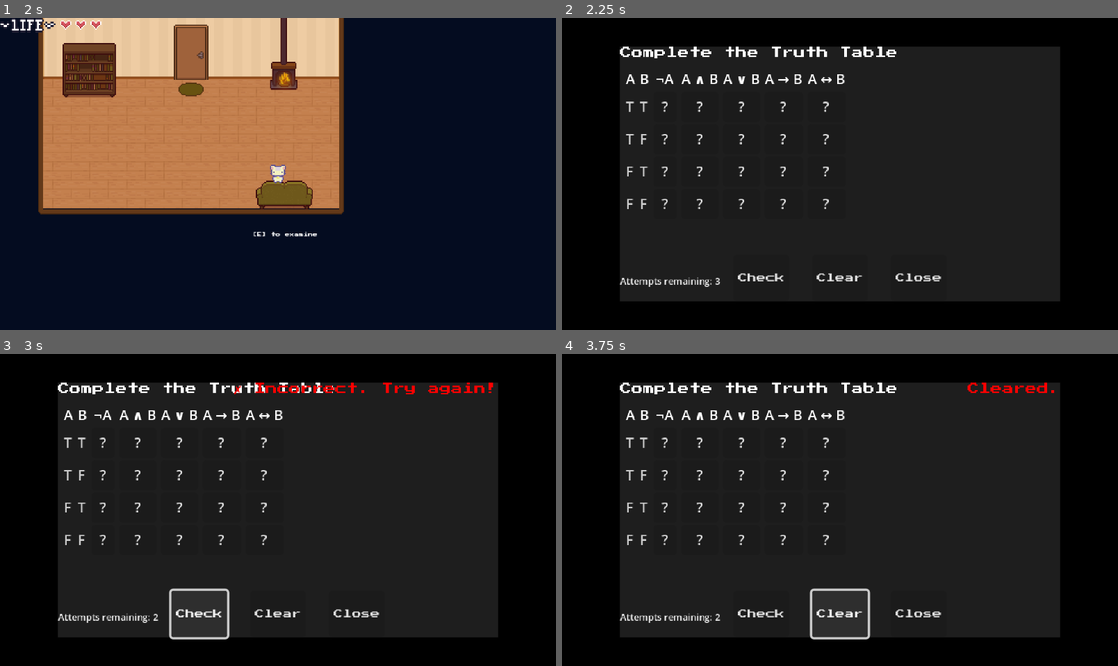
Above: before the commit, frames 1-4 (two rows, left to right).
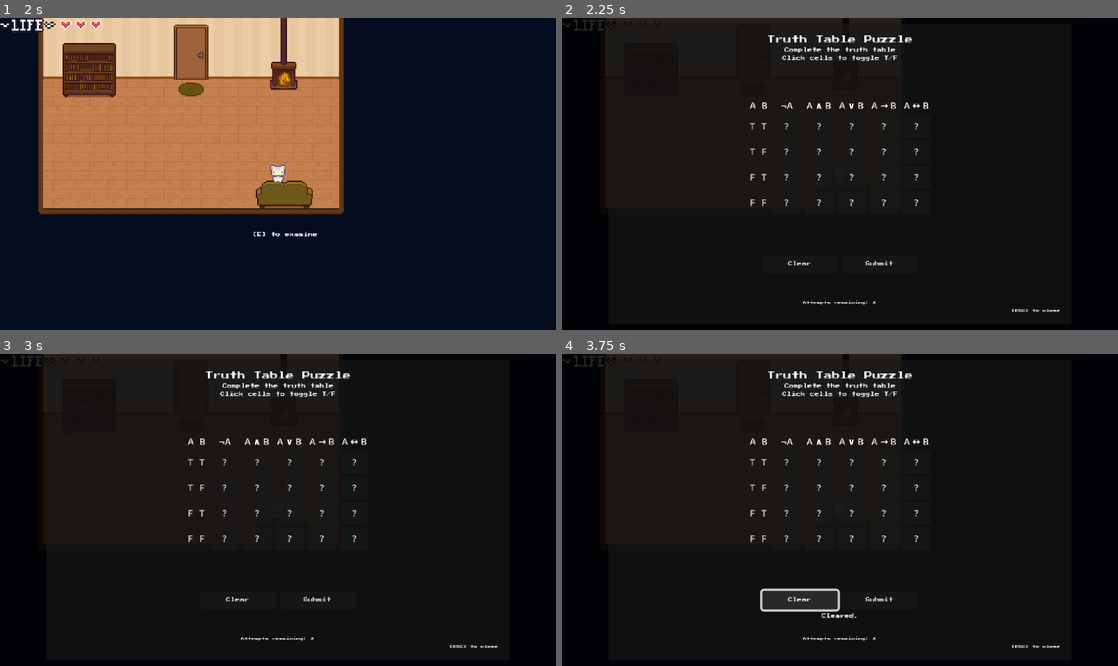
Above: after the commit, the same moments.

Repository: yonisabag11/DiscreteMath_EscapeRoom
Game: Godot game, scene res://Levels/Room2.tscn
Two runs of this game, one before a commit and one after it. Both use one fixed random seed, a clock stepped at 60 frames per second and the inputs below. This scene is started directly instead of the project's main scene.
Inputs (mouse positions are in pixels of both pictures, inside the frame that each line leads up to):
- Up to frame 1 (2 s): tap Enter (ui_accept) at 0.5, 0.77, 1.52 s; hold D (right) 0.53-1.28 s; hold E (Interact) 0.53-1.28 s; hold S (down) from 1.28 s (still down); tap E (Interact) at 1.35 s
- Up to frame 2 (2.25 s): tap Enter (ui_accept) at 2 s; release S (down) at 2.03 s; hold D (right) from 2.03 s (still down); hold E (Interact) from 2.03 s (still down)
- Up to frame 3 (3 s): release D (right) at 2.75 s; release E (Interact) at 2.75 s; click (200, 612) at 2.75 s, where only the run before the commit has a clickable "Check"
- Up to frame 4 (3.75 s): click "Clear" at 3.5 s

Frame 1 is identical in both runs. In frame 2, 9.2% of the frame differs, in the area x 0-90%, y 0-95%; in frame 3, 11%; in frame 4, 11%.

Commit message:
made the room 2 mini game more uniformed with the others

Diff:
--- a/GUI/MiniGames/truth_table_puzzle.tscn
+++ b/GUI/MiniGames/truth_table_puzzle.tscn
@@ -1,10 +1,7 @@
-[gd_scene load_steps=4 format=3 uid="uid://d1st0awims1mh"]
+[gd_scene load_steps=3 format=3 uid="uid://d1st0awims1mh"]
 
 [ext_resource type="Script" uid="uid://cmwrniqhh55jj" path="res://GUI/MiniGames/truth_table_puzzle_game.gd" id="1_hifog"]
 [ext_resource type="FontFile" uid="uid://c8fgo04h80ehc" path="res://GUI/Font/PressStart2P-Regular.ttf" id="2_font"]
-
-[sub_resource type="StyleBoxFlat" id="StyleBoxFlat_iy381"]
-bg_color = Color(0.118581, 0.118581, 0.118581, 1)
 
 [node name="TruthTablePuzzle" type="Control"]
 layout_mode = 3
@@ -14,9 +11,113 @@
 grow_horizontal = 2
 grow_vertical = 2
 script = ExtResource("1_hifog")
-metadata/_custom_type_script = "uid://cl7clonne0s1x"
 
-[node name="Root" type="Control" parent="."]
+[node name="ColorRect" type="ColorRect" parent="."]
+layout_mode = 1
+anchors_preset = 15
+anchor_right = 1.0
+anchor_bottom = 1.0
+grow_horizontal = 2
+grow_vertical = 2
+color = Color(0, 0, 0, 0.85)
+
+[node name="Panel" type="Panel" parent="."]
+layout_mode = 1
+anchors_preset = 8
+anchor_left = 0.5
+anchor_top = 0.5
+anchor_right = 0.5
+anchor_bottom = 0.5
+offset_left = -200.0
+offset_top = -130.0
+offset_right = 200.0
+offset_bottom = 130.0
+grow_horizontal = 2
+grow_vertical = 2
+
+[node name="MarginContainer" type="MarginContainer" parent="Panel"]
+layout_mode = 1
+anchors_preset = 15
+anchor_right = 1.0
+anchor_bottom = 1.0
+grow_horizontal = 2
+grow_vertical = 2
+theme_override_constants/margin_left = 10
+theme_override_constants/margin_top = 10
+theme_override_constants/margin_right = 10
+theme_override_constants/margin_bottom = 10
+
+[node name="VBoxContainer" type="VBoxContainer" parent="Panel/MarginContainer"]
+layout_mode = 2
+theme_override_constants/separation = 4
+
+[node name="TitleLabel" type="Label" parent="Panel/MarginContainer/VBoxContainer"]
+layout_mode = 2
+theme_override_fonts/font = ExtResource("2_font")
+theme_override_font_sizes/font_size = 7
+text = "Truth Table Puzzle"
+horizontal_alignment = 1
+
+[node name="InstructionsLabel" type="Label" parent="Panel/MarginContainer/VBoxContainer"]
+layout_mode = 2
+theme_override_fonts/font = ExtResource("2_font")
+theme_override_font_sizes/font_size = 4
+text = "Complete the truth table
+Click cells to toggle T/F"
+horizontal_alignment = 1
+
+[node name="CenterContainer" type="CenterContainer" parent="Panel/MarginContainer/VBoxContainer"]
+layout_mode = 2
+size_flags_vertical = 3
+
+[node name="TableGrid" type="GridContainer" parent="Panel/MarginContainer/VBoxContainer/CenterContainer"]
+layout_mode = 2
+theme_override_constants/h_separation = 4
+theme_override_constants/v_separation = 2
+columns = 7
+
+[node name="ButtonContainer" type="HBoxContainer" parent="Panel/MarginContainer/VBoxContainer"]
+layout_mode = 2
+theme_override_constants/separation = 4
+alignment = 1
+
+[node name="ClearButton" type="Button" parent="Panel/MarginContainer/VBoxContainer/ButtonContainer"]
+custom_minimum_size = Vector2(65, 16)
+layout_mode = 2
+theme_override_fonts/font = ExtResource("2_font")
+theme_override_font_sizes/font_size = 4
+text = "Clear"
+
+[node name="SubmitButton" type="Button" parent="Panel/MarginContainer/VBoxContainer/ButtonContainer"]
+custom_minimum_size = Vector2(65, 16)
+layout_mode = 2
+theme_override_fonts/font = ExtResource("2_font")
+theme_override_font_sizes/font_size = 4
+text = "Submit"
+
+[node name="FeedbackLabel" type="Label" parent="Panel/MarginContainer/VBoxContainer"]
+custom_minimum_size = Vector2(0, 16)
+layout_mode = 2
+theme_override_fonts/font = ExtResource("2_font")
+theme_override_font_sizes/font_size = 4
+horizontal_alignment = 1
+
+[node name="AttemptsLabel" type="Label" parent="Panel/MarginContainer/VBoxContainer"]
+layout_mode = 2
+theme_override_fonts/font = ExtResource("2_font")
+theme_override_font_sizes/font_size = 3
+text = "Attempts remaining: 3"
+horizontal_alignment = 1
+
+[node name="CloseLabel" type="Label" parent="Panel/MarginContainer/VBoxContainer"]
+layout_mode = 2
+theme_override_fonts/font = ExtResource("2_font")
+theme_override_font_sizes/font_size = 3
+text = "[ESC] to close"
+horizontal_alignment = 2
+
+[node name="GameOverPanel" type="Panel" parent="."]
+visible = false
 layout_mode = 1
 anchors_preset = 15
 anchor_right = 1.0
@@ -24,104 +125,74 @@
 grow_horizontal = 2
 grow_vertical = 2
 
-[node name="BackDrop" type="ColorRect" parent="Root"]
+[node name="ColorRect" type="ColorRect" parent="GameOverPanel"]
 layout_mode = 1
 anchors_preset = 15
 anchor_right = 1.0
 anchor_bottom = 1.0
 grow_horizontal = 2
 grow_vertical = 2
-color = Color(0, 0, 0, 1)
+color = Color(0, 0, 0, 0.85)
 
-[node name="Center" type="CenterContainer" parent="Root"]
+[node name="CenterPanel" type="Panel" parent="GameOverPanel"]
+layout_mode = 1
+anchors_preset = 8
+anchor_left = 0.5
+anchor_top = 0.5
+anchor_right = 0.5
+anchor_bottom = 0.5
+offset_left = -150.0
+offset_top = -80.0
+offset_right = 150.0
+offset_bottom = 80.0
+grow_horizontal = 2
+grow_vertical = 2
+
+[node name="MarginContainer" type="MarginContainer" parent="GameOverPanel/CenterPanel"]
 layout_mode = 1
 anchors_preset = 15
 anchor_right = 1.0
 anchor_bottom = 1.0
 grow_horizontal = 2
 grow_vertical = 2
+theme_override_constants/margin_left = 15
+theme_override_constants/margin_top = 15
+theme_override_constants/margin_right = 15
+theme_override_constants/margin_bottom = 15
 
-[node name="Panel" type="Panel" parent="Root/Center"]
-custom_minimum_size = Vector2(380, 220)
+[node name="VBoxContainer" type="VBoxContainer" parent="GameOverPanel/CenterPanel/MarginContainer"]
 layout_mode = 2
-theme_override_styles/panel = SubResource("StyleBoxFlat_iy381")
+theme_override_constants/separation = 15
+alignment = 1
 
-[node name="Header" type="Label" parent="Root/Center/Panel"]
-layout_mode = 1
-offset_right = 40.0
-offset_bottom = 23.0
+[node name="GameOverLabel" type="Label" parent="GameOverPanel/CenterPanel/MarginContainer/VBoxContainer"]
+layout_mode = 2
+theme_override_colors/font_color = Color(1, 0.3, 0.3, 1)
 theme_override_fonts/font = ExtResource("2_font")
 theme_override_font_sizes/font_size = 10
-text = "Complete the Truth Table"
+text = "GAME OVER"
 horizontal_alignment = 1
 
-[node name="TableGrid" type="GridContainer" parent="Root/Center/Panel"]
-layout_mode = 1
-anchors_preset = -1
-anchor_right = 1.0
-anchor_bottom = 1.0
-offset_left = 5.0
-offset_top = 20.0
-offset_right = -5.0
-offset_bottom = -25.0
-grow_horizontal = 2
-grow_vertical = 2
-theme_override_constants/h_separation = 4
-theme_override_constants/v_separation = 2
-columns = 7
-
-[node name="AttemptsLabel" type="Label" parent="Root/Center/Panel"]
-layout_mode = 1
-anchors_preset = 2
-anchor_top = 1.0
-anchor_bottom = 1.0
-offset_top = -23.0
-offset_right = 40.0
-grow_vertical = 0
-theme_override_font_sizes/font_size = 8
-
-[node name="Buttons" type="HBoxContainer" parent="Root/Center/Panel"]
-layout_mode = 1
-anchors_preset = 7
-anchor_left = 0.5
-anchor_top = 1.0
-anchor_right = 0.5
-anchor_bottom = 1.0
-offset_left = -20.0
-offset_top = -40.0
-offset_right = 20.0
-grow_horizontal = 2
-grow_vertical = 0
-theme_override_constants/separation = 20
-alignment = 1
-
-[node name="CheckButton" type="Button" parent="Root/Center/Panel/Buttons"]
+[node name="MessageLabel" type="Label" parent="GameOverPanel/CenterPanel/MarginContainer/VBoxContainer"]
 layout_mode = 2
 theme_override_fonts/font = ExtResource("2_font")
-theme_override_font_sizes/font_size = 8
-text = "Check"
+theme_override_font_sizes/font_size = 6
+text = "You've run out of
+attempts!"
+horizontal_alignment = 1
 
-[node name="ClearButton" type="Button" parent="Root/Center/Panel/Buttons"]
+[node name="RestartButton" type="Button" parent="GameOverPanel/CenterPanel/MarginContainer/VBoxContainer"]
+custom_minimum_size = Vector2(150, 25)
 layout_mode = 2
+size_flags_horizontal = 4
 theme_override_fonts/font = ExtResource("2_font")
-theme_override_font_sizes/font_size = 8
-text = "Clear"
+theme_override_font_sizes/font_size = 7
+text = "Restart Game"
 
-[node name="CloseButton" type="Button" parent="Root/Center/Panel/Buttons"]
+[node name="MainMenuButton" type="Button" parent="GameOverPanel/CenterPanel/MarginContainer/VBoxContainer"]
+custom_minimum_size = Vector2(150, 25)
 layout_mode = 2
+size_flags_horizontal = 4
 theme_override_fonts/font = ExtResource("2_font")
-theme_override_font_sizes/font_size = 8
-text = "Close
-"
-
-[node name="Feedback" type="Label" parent="Root/Center/Panel"]
-layout_mode = 1
-anchors_preset = 1
-anchor_left = 1.0
-anchor_right = 1.0
-offset_left = -40.0
-offset_bottom = 23.0
-grow_horizontal = 0
-theme_override_fonts/font = ExtResource("2_font")
-theme_override_font_sizes/font_size = 10
-horizontal_alignment = 1
+theme_override_font_sizes/font_size = 7
+text = "Main Menu"
--- a/GUI/MiniGames/truth_table_puzzle_game.gd
+++ b/GUI/MiniGames/truth_table_puzzle_game.gd
@@ -2,7 +2,7 @@
 
 ## Truth Table Mini-Game
 ## Player must correctly complete the truth table for A, B with ¬, ∧, ∨, →, ↔.
-## Player has a limited number of attempts; on final failure they lose a heart,
+## Player has a limited number of attempts; on final failure they lose a heart
 
 # -------------------------------
 # CONFIG
@@ -26,14 +26,19 @@
 # UI NODES
 # -------------------------------
 
-@onready var panel: Panel = $Root/Center/Panel
-@onready var grid: GridContainer = $Root/Center/Panel/TableGrid
-@onready var feedback_label: Label = $Root/Center/Panel/Feedback
-@onready var attempts_label: Label = $Root/Center/Panel/AttemptsLabel
-@onready var check_button: Button = $Root/Center/Panel/Buttons/CheckButton
-@onready var clear_button: Button = $Root/Center/Panel/Buttons/ClearButton
-@onready var close_button: Button = $Root/Center/Panel/Buttons/CloseButton
-@onready var color_rect: ColorRect = $Root/ColorRect
+@onready var title_label: Label = $Panel/MarginContainer/VBoxContainer/TitleLabel
+@onready var instructions_label: Label = $Panel/MarginContainer/VBoxContainer/InstructionsLabel
+@onready var grid: GridContainer = $Panel/MarginContainer/VBoxContainer/CenterContainer/TableGrid
+@onready var submit_button: Button = $Panel/MarginContainer/VBoxContainer/ButtonContainer/SubmitButton
+@onready var clear_button: Button = $Panel/MarginContainer/VBoxContainer/ButtonContainer/ClearButton
+@onready var feedback_label: Label = $Panel/MarginContainer/VBoxContainer/FeedbackLabel
+@onready var attempts_label: Label = $Panel/MarginContainer/VBoxContainer/AttemptsLabel
+@onready var close_label: Label = $Panel/MarginContainer/VBoxContainer/CloseLabel
+@onready var color_rect: ColorRect = $ColorRect
+@onready var main_panel: Panel = $Panel
+@onready var game_over_panel: Panel = $GameOverPanel
+@onready var restart_button: Button = $GameOverPanel/CenterPanel/MarginContainer/VBoxContainer/RestartButton
+@onready var main_menu_button: Button = $GameOverPanel/CenterPanel/MarginContainer/VBoxContainer/MainMenuButton
 
 # -------------------------------
 # LIFECYCLE
@@ -44,9 +49,13 @@
 	super._ready()
 
 	# Connect UI signals
-	check_button.pressed.connect(_on_check_pressed)
+	submit_button.pressed.connect(_on_submit_pressed)
 	clear_button.pressed.connect(_on_clear_pressed)
-	close_button.pressed.connect(_on_close_pressed)
+
+	# Game over panel
+	game_over_panel.hide()
+	restart_button.pressed.connect(_on_restart_pressed)
+	main_menu_button.pressed.connect(_on_main_menu_pressed)
 
 
 func start_game() -> void:
@@ -55,12 +64,14 @@
 
 	attempts_made = 0
 	feedback_label.text = ""
+	game_over_panel.hide()
+	main_panel.show()
+	color_rect.show()
 	_update_attempts_display()
 
-	# Ensure UI visible
-	panel.show()
-	if is_instance_valid(color_rect):
-		color_rect.show()
+	# Display game info
+	title_label.text = "Truth Table Puzzle"
+	instructions_label.text = "Complete the truth table\nClick cells to toggle T/F"
 
 	_build_rows()
 	_compute_correct()
@@ -110,7 +121,8 @@
 		var lbl := Label.new()
 		lbl.text = title
 		lbl.horizontal_alignment = HORIZONTAL_ALIGNMENT_CENTER
-		lbl.add_theme_font_size_override("font_size", 12)
+		lbl.add_theme_color_override("font_color", Color.WHITE)
+		lbl.add_theme_font_size_override("font_size", 8)
 		grid.add_child(lbl)
 
 	# Body rows
@@ -124,7 +136,7 @@
 				given_lbl.text = "T" if bool(correct[r_idx][c_idx]) else "F"
 				given_lbl.modulate = Color(0.8, 0.8, 0.8)
 				given_lbl.horizontal_alignment = HORIZONTAL_ALIGNMENT_CENTER
-				given_lbl.add_theme_font_size_override("font_size", 12)
+				given_lbl.add_theme_font_size_override("font_size", 8)
 				grid.add_child(given_lbl)
 				row_nodes.append(given_lbl)
 			else:
@@ -132,8 +144,8 @@
 				var btn := Button.new()
 				btn.toggle_mode = true
 				btn.text = "?"
-				btn.custom_minimum_size = Vector2(20, 14)
-				btn.add_theme_font_size_override("font_size", 12)
+				btn.custom_minimum_size = Vector2(24, 18)
+				btn.add_theme_font_size_override("font_size", 8)
 
 				btn.pressed.connect(func():
 					btn.text = "T" if btn.button_pressed else "F"
@@ -159,13 +171,7 @@
 				btn.text = "?"
 
 
-func _on_close_pressed() -> void:
-	# Player chose to exit without solving; treat as failure so they can retry later.
-	complete_game(false)
-	queue_free()
-
-
-func _on_check_pressed() -> void:
+func _on_submit_pressed() -> void:
 	var mistakes := 0
 
 	# Count mistakes ONLY (no coloring)
@@ -192,11 +198,10 @@
 		feedback_label.add_theme_color_override("font_color", Color.GREEN)
 
 		# Disable buttons while we pause briefly
-		check_button.disabled = true
+		submit_button.disabled = true
 		clear_button.disabled = true
-		close_button.disabled = true
-
-		await get_tree().create_timer(1.2).timeout
+
+		await get_tree().create_timer(2.0).timeout
 		complete_game(true)
 		return
 
@@ -204,11 +209,10 @@
 	# FAILURE ATTEMPT
 	# ------------------------------
 	attempts_made += 1
-	var remaining := max_attempts - attempts_made
 
 	if attempts_made >= max_attempts:
 		# Out of attempts → lose heart (same logic pattern as affine cipher game)
-		check_button.disabled = true
+		submit_button.disabled = true
 		clear_button.disabled = true
 
 		var last_heart := false
@@ -216,13 +220,16 @@
 			last_heart = HealthManager.will_lose_last_heart()
 
 		if last_heart:
-			feedback_label.text = "✗ Wrong. You ran out of attempts and lost your last heart."
+			feedback_label.text = "✗ Wrong. You lost your last heart."
 			feedback_label.add_theme_color_override("font_color", Color.RED)
 			await get_tree().create_timer(1.2).timeout
 			if has_node("/root/HealthManager"):
 				HealthManager.lose_heart()
-			# Let the main game handle Game Over scene; here we just end as failure.
-			complete_game(false)
+			# Show in-mini-game Game Over screen
+			main_panel.visible = false
+			color_rect.visible = false
+			game_over_panel.show()
+			restart_button.grab_focus()
 		else:
 			feedback_label.text = "✗ Wrong. You lost a heart."
 			feedback_label.add_theme_color_override("font_color", Color.RED)
@@ -240,3 +247,25 @@
 func _update_attempts_display() -> void:
 	var remaining := max_attempts - attempts_made
 	attempts_label.text = "Attempts remaining: " + str(remaining)
+
+
+func _on_restart_pressed():
+	# Reset the mini-game manager completion tracking
+	MiniGameManager.reset_all_completions()
+	if has_node("/root/HealthManager"):
+		HealthManager.reset_hearts()
+	# Destroy this mini-game instance completely
+	queue_free()
+	# Go back to the lobby (starting room)
+	get_tree().change_scene_to_file("res://Levels/Lobby.tscn")
+
+
+func _on_main_menu_pressed():
+	# Reset the mini-game manager completion tracking
+	MiniGameManager.reset_all_completions()
+	if has_node("/root/HealthManager"):
+		HealthManager.reset_hearts()
+	# Destroy this mini-game instance completely
+	queue_free()
+	# Go to main menu
+	get_tree().change_scene_to_file("res://GUI/MainMenu.tscn")
--- a/Levels/Room3.tscn
+++ b/Levels/Room3.tscn
@@ -1307,7 +1307,7 @@
 prompt_offset = Vector2(0, -50)
 
 [node name="VentHint" parent="." instance=ExtResource("8_ekarj")]
-position = Vector2(-56, -26)
+position = Vector2(-55, -25)
 dialog_text = "INTERSECTION: Find elements in BOTH sets.
 Example: A={a,b,c,3}, B={c,d,e,3} → Answer: c3 (c and 3 are in both)
 
